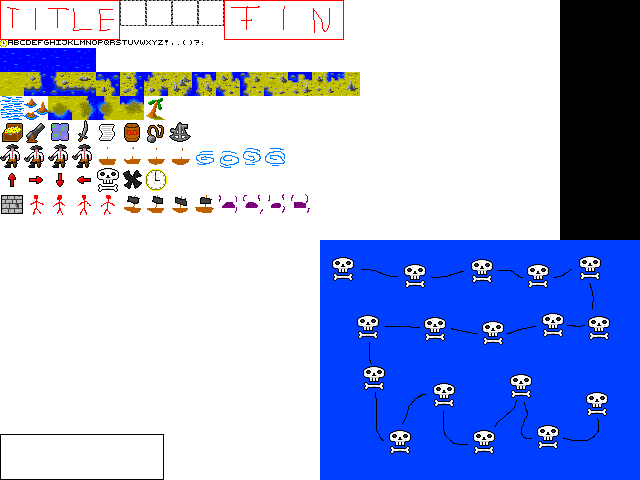
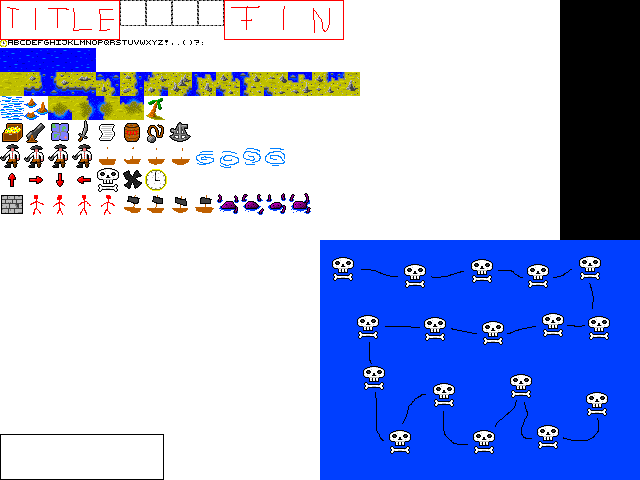
Layers edited between the first and the second (640, 480) image:
painted on "content" over (217, 193, 311, 215)
